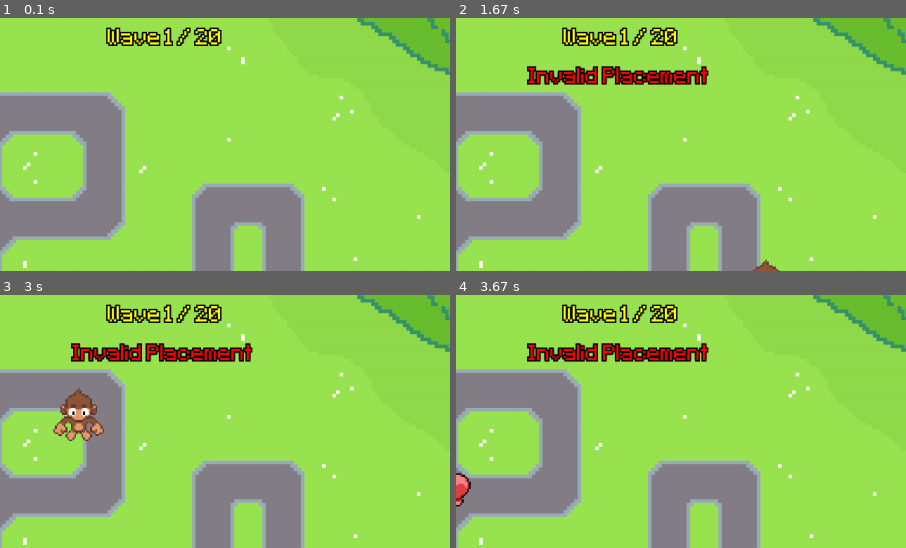
Above: before the commit, frames 1-4 (two rows, left to right).
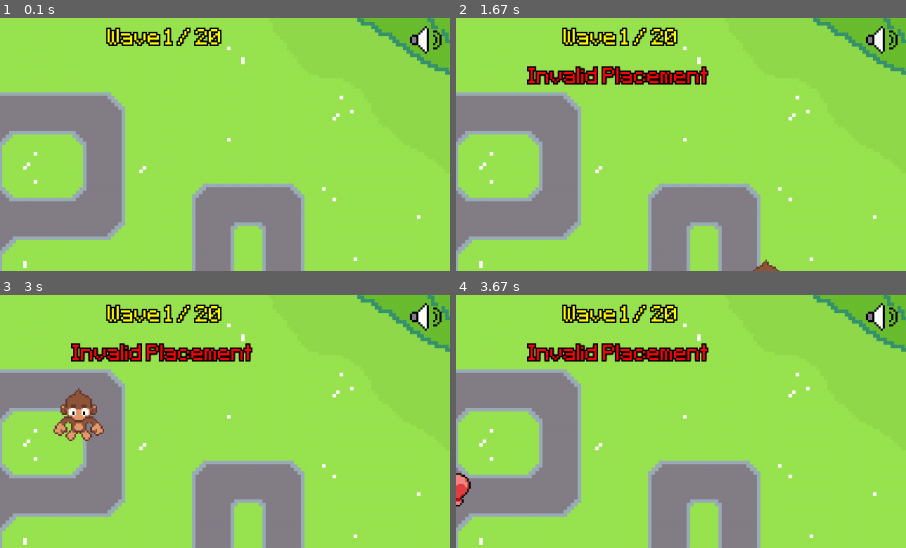
Above: after the commit, the same moments.

Repository: KennyTangg/Bloons-Pygame
Game: pygame game, started from game.py
The game is run twice, just before and just after one commit, with the same random seed, the same clock (stepped at 60 frames per second) and the same inputs.
Inputs (mouse positions are % of the whole screen's width and height, from its top left):
- Up to frame 1 (0.1 s): no input
- Up to frame 2 (1.67 s): click (94, 93) at 0.38 s; click (83, 10) at 0.72 s; click (94, 93) at 1.05 s; click (62, 59) at 1.38 s
- Up to frame 3 (3 s): click (26, 30) at 1.72 s; click (45, 76) at 2.05 s; click (88, 88) at 2.38 s; click (36, 29) at 2.72 s
- Up to frame 4 (3.67 s): click (76, 41) at 3.05 s; click (17, 60) at 3.38 s
The pictures show only the part of the screen within x 27-77%, y 1-51%; the shares and areas given below are measured in that part.

The runs differ from the first frame. In frame 1, 0.4% of the frame differs, in the area x 91-99%, y 3-15%; in frame 2, 0.4%; in frame 3, 0.4%; in frame 4, 0.4%.

Commit message:
Add music toggle, music image and remove play button image

Diff:
--- a/game.py
+++ b/game.py
@@ -59,7 +59,8 @@
 restart_button = pygame.image.load("assets/Images/GameMenu/restartButton.png").convert_alpha()
 health_image = pygame.image.load("assets/Images/GameMenu/Health.png").convert_alpha()
 coin_image = pygame.image.load("assets/Images/GameMenu/Coin.png").convert_alpha()
-play_image = pygame.image.load("assets/Images/GameMenu/playButton.png").convert_alpha()
+music_on = pygame.image.load("assets/Images/GameMenu/musicOn.png").convert_alpha()
+music_off = pygame.image.load("assets/Images/GameMenu/musicOff.png").convert_alpha()
 
 # --- Load Balloon Assets ---
 balloons_images = {
@@ -81,6 +82,7 @@
         self.put_monkey = False
         self.selected_monkey = None
         self.invalid_time = None
+        self.music_state = None
 
         # Track the time when game start
         self.last_balloon_spawn = pygame.time.get_ticks()
@@ -92,6 +94,7 @@
         self.message_duration = MESSAGE_DURATION
         self.total_wave = TOTAL_WAVE
         self.game_outcome = GAME_OUTCOME
+        self.music_volume = MUSIC_VOLUME
 
         # Set up map and processing balloons
         self.map_instance = Map(map_image)
@@ -109,6 +112,9 @@
         self.restartbutton = MonkeyMenu(restart_button, 500, 330, True)
         self.startbutton = MonkeyMenu(start_button, 1150, 620, True)
         self.fastforwardbutton = MonkeyMenu(fast_forward_button, 1150, 620, False)
+        self.musicon = MonkeyMenu(music_on,930,10,True)
+        self.musicoff = MonkeyMenu(music_off,930,10,True)
+
 
 
     def handle_events(self):
@@ -245,6 +251,36 @@
                 self.map_instance.reset_wave()
                 self.map_instance.process_balloons()
 
+            # If the sound image is pressed the music will mute
+            if self.music_state == None:
+                if self.musicon.draw(screen):
+                    # mute music
+                    self.music_volume = 0
+                    pygame.mixer.music.set_volume(self.music_volume)
+                    pop_sound_effect.set_volume(self.music_volume)
+
+                    # remove the music on image
+                    self.musicon.remove_menu()
+
+                    # displaying the music off image
+                    self.musicoff.draw(screen)
+                    self.music_state = False
+
+            # If the sound image is pressed the music will unmute
+            elif self.music_state == False:
+                if self.musicoff.draw(screen):
+                    # unmute music
+                    self.music_volume = 0.1
+                    pygame.mixer.music.set_volume(self.music_volume)
+                    pop_sound_effect.set_volume(self.music_volume * 5)
+
+                    # remove the music off image
+                    self.musicoff.remove_menu()
+
+                    # displaying the music on image
+                    self.musicon.draw(screen)
+                    self.music_state = None
+
             # Displaying each monkey from the monkey group to the screen
             for monkey in self.monkey_group:
                 monkey.draw(screen)
@@ -360,7 +396,7 @@
         """Main game loop."""
         pygame.mixer.music.load("assets/sound/gameMusic.mp3")
         pygame.mixer.music.play(-1)
-        pygame.mixer.music.set_volume(MUSIC_VOLUME)
+        pygame.mixer.music.set_volume(self.music_volume)
 
         # Loop the game
         while self.running:
Binary file added: assets/Images/GameMenu/musicOff.png
Binary file added: assets/Images/GameMenu/musicOn.png
Binary file removed: assets/Images/GameMenu/playButton.png
